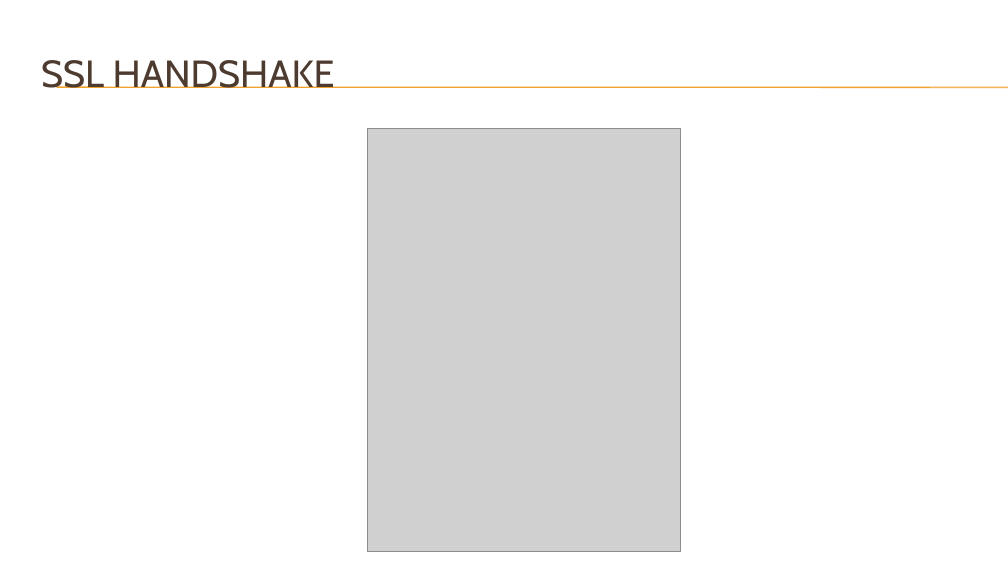
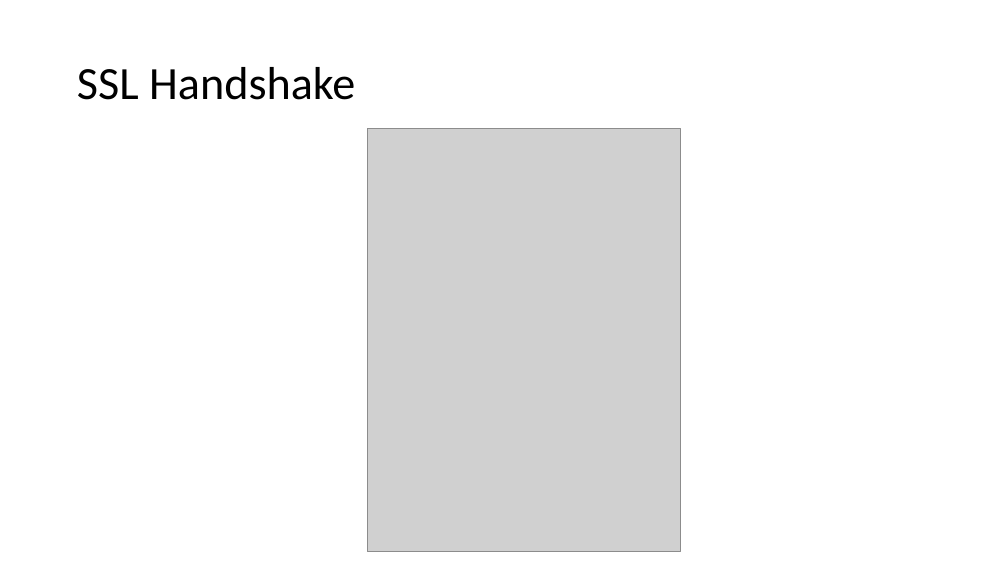
Before and after one commit to DeMaCS-UNICAL/NetworkSecurity, a slide deck: slide 4 of slides/SSL.pptx. Drawn at 1008x567 pixels with LibreOffice and Linux fonts; fonts in the diff are those of the drawing; grey boxes stand for pictures; background and template pictures are left out. Boxes give left, top, right and bottom in pixels: in the first picture for what was removed or moved away, otherwise in the second. Text is boxed around its words. In the diff, an @@ line names an element or a change of style, - is before the commit and + after.

```diff
--- a/slides/SSL.pptx
+++ b/slides/SSL.pptx
@@ line removed from (57, 87) to (1008, 87) @@
@@ line removed from (57, 88) to (1008, 88) @@
@@ title at (x1=77, y1=67, x2=355, y2=100): text changed; size 36 to 44 pt; font Cabin to Calibri; text colour #4E3B30 to #000000 @@
-SSL HANDSHAKE
+SSL Handshake
```
Also in this commit, not shown: 21 other slides changed, 3 slides added.
